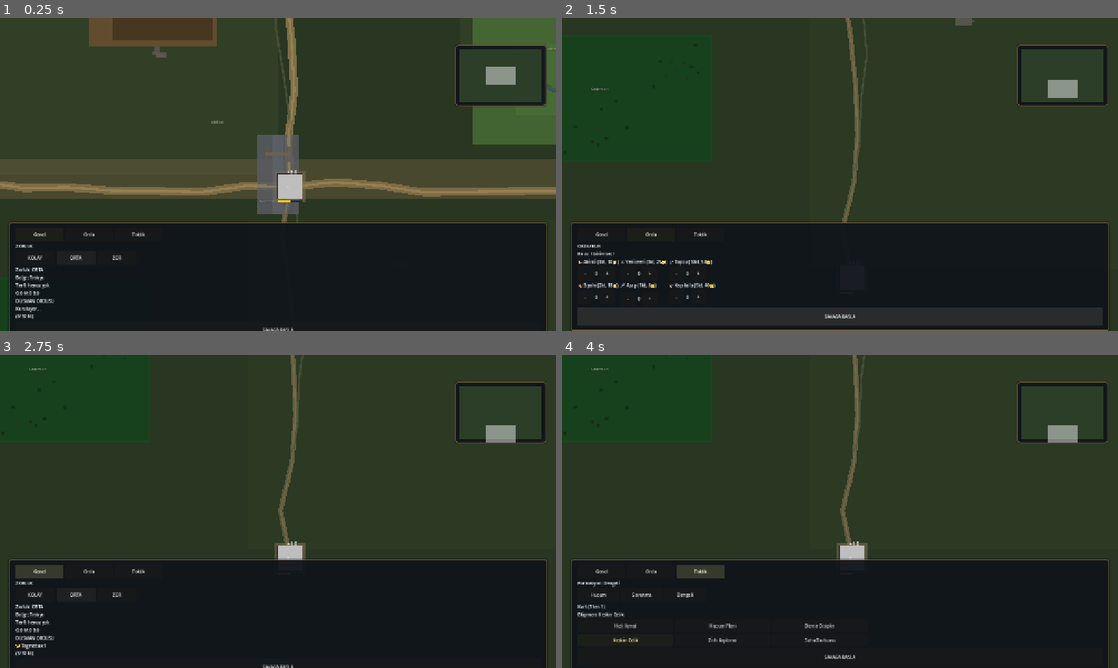
Above: before the commit, frames 1-4 (two rows, left to right).
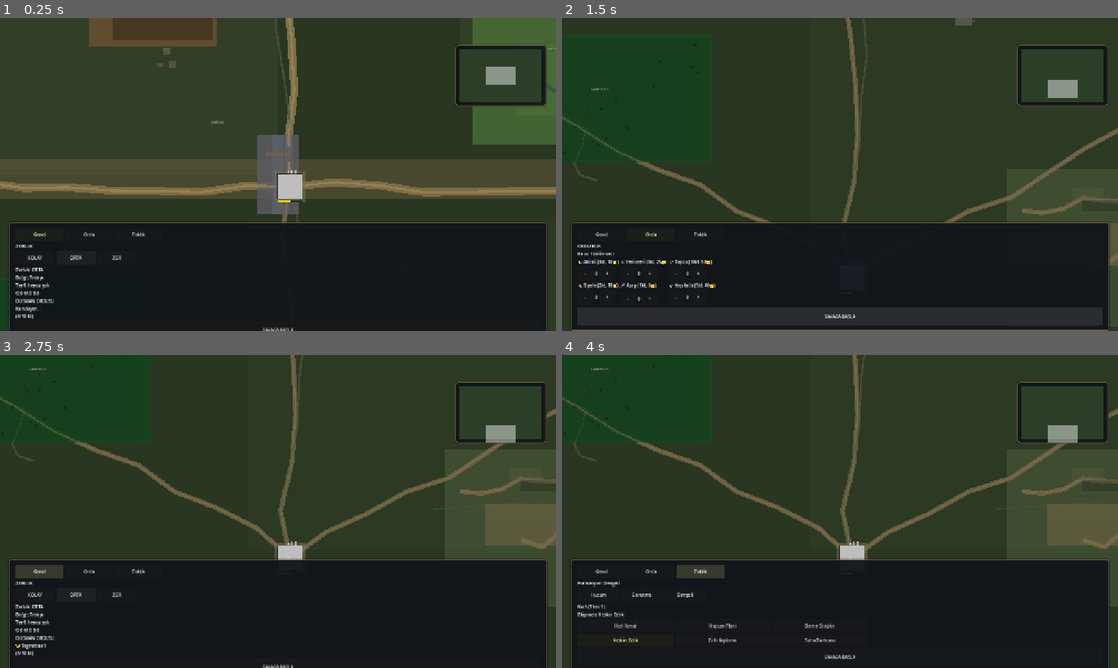
Above: after the commit, the same moments.

Repository: mucahitcan71-stack/bloodandbone
Game: Godot game, scene res://scenes/Main.tscn
The game is run twice, just before and just after one commit, with the same random seed, the same clock (stepped at 60 frames per second) and the same inputs.
Inputs:
- Up to frame 1 (0.25 s): no input
- Up to frame 2 (1.5 s): click "SAVASA BASLA" at 0.5 s; click "SAVASA BASLA" at 1.25 s
- Up to frame 3 (2.75 s): click "Genel" at 2 s
- Up to frame 4 (4 s): click "Ordu" at 2.75 s; click "Taktik" at 3.5 s

The runs differ from the first frame. In frame 1, 0.1% of the frame differs, in the area x 27-50%, y 9-59%; in frame 2, 1.7%; in frame 3, 3.7%, in the area x 0-100%, y 6-63%; in frame 4, 3.7%.

Commit message:
visual: fill map with roads paths and environment details
Add coordinate-based side paths, hidden trails, zone identity patches, dry creek beds, and Trakya environment fill without changing gameplay logic.

Co-authored-by: Cursor <cursoragent@cursor.com>

Diff:
--- a/data/maps/trakya.json
+++ b/data/maps/trakya.json
@@ -46,31 +46,62 @@
 		{"tip": "ana", "from": "C", "to": "D"},
 		{"tip": "normal", "from": "C", "to": "E"},
 		{"tip": "normal", "from": "A", "to": "D"},
+		{"tip": "normal", "from": "B", "to": "E"},
+		{"tip": "normal", "from": "A", "to": "E"},
 		{"tip": "gizli", "from": "D", "to": "E"}
+	],
+	"patikalar": [
+		{"tip": "normal", "points": [[720, 1280], [920, 1180], [1080, 1280], [1120, 1420]]},
+		{"tip": "normal", "points": [[860, 1520], [1020, 1420], [1100, 1280]]},
+		{"tip": "normal", "points": [[1980, 520], [2200, 620], [2420, 480]]},
+		{"tip": "normal", "points": [[3100, 2420], [3500, 2380], [3900, 2440], [4300, 2400]]},
+		{"tip": "normal", "points": [[3300, 2580], [3700, 2540], [4100, 2600]]},
+		{"tip": "gizli", "points": [[1280, 2180], [1450, 2050], [1580, 1920]]},
+		{"tip": "gizli", "points": [[1700, 2320], [1580, 2100], [1450, 1920]]},
+		{"tip": "gizli", "points": [[2100, 680], [1900, 820], [1650, 950], [1400, 1080]]}
+	],
+	"gorsel_lekeler": [
+		{"tip": "vadi_leke", "x": 780, "y": 1080, "w": 420, "h": 320},
+		{"tip": "orman_kenar", "x": 1720, "y": 380, "w": 520, "h": 240},
+		{"tip": "pusuluk", "x": 1450, "y": 1860, "w": 580, "h": 400},
+		{"tip": "ova", "x": 3050, "y": 2280, "w": 1350, "h": 520}
+	],
+	"dere_yataklari": [
+		{"points": [[620, 1180], [900, 1120], [1150, 1200], [1300, 1350]]},
+		{"points": [[3000, 2480], [3400, 2450], [3800, 2500], [4200, 2470], [4500, 2520]]},
+		{"points": [[1400, 2300], [1600, 2150], [1750, 2000], [1880, 1880]]}
 	],
 	"cevre_dekor": [
 		{"tip": "agac_kume", "x": 1380, "y": 1760, "w": 120, "h": 90, "adet": 8},
 		{"tip": "agac_kume", "x": 1920, "y": 1920, "w": 100, "h": 80, "adet": 6},
+		{"tip": "agac_kume", "x": 1580, "y": 2020, "w": 140, "h": 100, "adet": 10},
+		{"tip": "agac_kume", "x": 1780, "y": 420, "w": 110, "h": 85, "adet": 7},
 		{"tip": "kaya", "x": 2080, "y": 1080, "w": 90, "h": 70},
 		{"tip": "kaya", "x": 3600, "y": 1280, "w": 110, "h": 75},
+		{"tip": "kaya", "x": 920, "y": 1140, "w": 75, "h": 55},
+		{"tip": "kaya", "x": 3480, "y": 2360, "w": 95, "h": 65},
 		{"tip": "calik", "x": 1180, "y": 1680, "w": 80, "h": 60},
 		{"tip": "calik", "x": 3900, "y": 1880, "w": 70, "h": 55},
+		{"tip": "calik", "x": 1320, "y": 2080, "w": 90, "h": 70},
+		{"tip": "calik", "x": 1680, "y": 500, "w": 85, "h": 60},
 		{"tip": "sirt", "x": 2200, "y": 680, "w": 200, "h": 100},
 		{"tip": "sirt", "x": 800, "y": 1180, "w": 160, "h": 80},
+		{"tip": "sirt", "x": 3260, "y": 2340, "w": 180, "h": 90},
 		{"tip": "tarla", "x": 720, "y": 1680, "w": 220, "h": 130},
 		{"tip": "tarla", "x": 4000, "y": 1720, "w": 200, "h": 110},
+		{"tip": "tarla", "x": 3180, "y": 2460, "w": 240, "h": 140},
 		{"tip": "harabe", "x": 2880, "y": 1780, "w": 80, "h": 60},
+		{"tip": "harabe", "x": 1020, "y": 1220, "w": 70, "h": 50},
 		{"tip": "kamp", "x": 3780, "y": 1320, "w": 90, "h": 70},
+		{"tip": "kamp", "x": 3620, "y": 2520, "w": 80, "h": 60},
 		{"tip": "kopru_dekor", "x": 2460, "y": 1410, "w": 80, "h": 50}
 	],
 	"bolge_etiketleri": [
 		{"metin": "Kızılorman", "x": 1680, "y": 2010},
 		{"metin": "Dumanlı Vadi", "x": 3380, "y": 1080},
 		{"metin": "Gizli Geçit", "x": 1080, "y": 1580},
-		{"metin": "Aksu Nehri", "x": 3460, "y": 1180},
 		{"metin": "Kara Tepe", "x": 1980, "y": 820},
-		{"metin": "Eski Yol", "x": 2280, "y": 1320},
-		{"metin": "Taş Geçit", "x": 2440, "y": 1580}
+		{"metin": "Eski Yol", "x": 2280, "y": 1320}
 	],
 	"arkaplan": ""
 }
--- a/scripts/systems/game_data.gd
+++ b/scripts/systems/game_data.gd
@@ -159,6 +159,9 @@
 			})
 
 	var gorsel_yollar: Array = _parse_gorsel_yollar(data.get("yollar", []))
+	var gorsel_patikalar: Array = _parse_gorsel_patikalar(data.get("patikalar", []))
+	var gorsel_lekeler: Array = _parse_gorsel_lekeler(data.get("gorsel_lekeler", []))
+	var dere_yataklari: Array = _parse_dere_yataklari(data.get("dere_yataklari", []))
 	var cevre_dekor: Array = _parse_cevre_dekor(data.get("cevre_dekor", []))
 	var nokta_duzen: Dictionary = _parse_nokta_duzen(data.get("nokta_duzen", {}))
 	var nokta_slotlari: Dictionary = _parse_nokta_slotlari(data.get("nokta_slotlari", {}))
@@ -173,6 +176,9 @@
 		"arazi_bolgeleri": arazi_bolgeleri,
 		"bolge_etiketleri": bolge_etiketleri,
 		"gorsel_yollar": gorsel_yollar,
+		"gorsel_patikalar": gorsel_patikalar,
+		"gorsel_lekeler": gorsel_lekeler,
+		"dere_yataklari": dere_yataklari,
 		"cevre_dekor": cevre_dekor,
 		"nokta_duzen": nokta_duzen,
 		"nokta_slotlari": nokta_slotlari,
@@ -205,6 +211,59 @@
 			"to": str(entry.get("to", "")),
 		})
 	return yollar
+
+static func _parse_gorsel_patikalar(raw: Variant) -> Array:
+	var patikalar: Array = []
+	if typeof(raw) != TYPE_ARRAY:
+		return patikalar
+	for entry in raw:
+		if typeof(entry) != TYPE_DICTIONARY:
+			continue
+		var tip = str(entry.get("tip", "normal"))
+		if tip not in ["ana", "normal", "gizli"]:
+			tip = "normal"
+		var noktalar: Array = []
+		var raw_pts = entry.get("points", [])
+		if typeof(raw_pts) == TYPE_ARRAY:
+			for pt in raw_pts:
+				if typeof(pt) == TYPE_ARRAY and pt.size() >= 2:
+					noktalar.append(Vector2(float(pt[0]), float(pt[1])))
+		if noktalar.size() >= 2:
+			patikalar.append({"tip": tip, "points": noktalar})
+	return patikalar
+
+static func _parse_gorsel_lekeler(raw: Variant) -> Array:
+	var lekeler: Array = []
+	if typeof(raw) != TYPE_ARRAY:
+		return lekeler
+	for entry in raw:
+		if typeof(entry) != TYPE_DICTIONARY:
+			continue
+		lekeler.append({
+			"tip": str(entry.get("tip", "")),
+			"x": float(entry.get("x", 0.0)),
+			"y": float(entry.get("y", 0.0)),
+			"w": float(entry.get("w", 120.0)),
+			"h": float(entry.get("h", 100.0)),
+		})
+	return lekeler
+
+static func _parse_dere_yataklari(raw: Variant) -> Array:
+	var dereler: Array = []
+	if typeof(raw) != TYPE_ARRAY:
+		return dereler
+	for entry in raw:
+		if typeof(entry) != TYPE_DICTIONARY:
+			continue
+		var noktalar: Array = []
+		var raw_pts = entry.get("points", [])
+		if typeof(raw_pts) == TYPE_ARRAY:
+			for pt in raw_pts:
+				if typeof(pt) == TYPE_ARRAY and pt.size() >= 2:
+					noktalar.append(Vector2(float(pt[0]), float(pt[1])))
+		if noktalar.size() >= 2:
+			dereler.append({"points": noktalar})
+	return dereler
 
 static func _parse_cevre_dekor(raw: Variant) -> Array:
 	var dekorlar: Array = []
--- a/scripts/systems/world_system.gd
+++ b/scripts/systems/world_system.gd
@@ -26,6 +26,9 @@
 var orman_bolgeleri: Array = []
 var bolge_etiketleri: Array = []
 var gorsel_yollar: Array = []
+var gorsel_patikalar: Array = []
+var gorsel_lekeler: Array = []
+var dere_yataklari: Array = []
 var cevre_dekor: Array = []
 var nokta_duzen: Dictionary = {}
 var nokta_slotlari: Dictionary = {}
@@ -92,6 +95,9 @@
 	arazi_bolgeleri = map_data.get("arazi_bolgeleri", []).duplicate(true)
 	bolge_etiketleri = map_data.get("bolge_etiketleri", []).duplicate(true)
 	gorsel_yollar = map_data.get("gorsel_yollar", []).duplicate(true)
+	gorsel_patikalar = map_data.get("gorsel_patikalar", []).duplicate(true)
+	gorsel_lekeler = map_data.get("gorsel_lekeler", []).duplicate(true)
+	dere_yataklari = map_data.get("dere_yataklari", []).duplicate(true)
 	cevre_dekor = map_data.get("cevre_dekor", []).duplicate(true)
 	nokta_duzen = map_data.get("nokta_duzen", {}).duplicate()
 	nokta_slotlari = map_data.get("nokta_slotlari", {}).duplicate()
@@ -308,6 +314,7 @@
 	var sinir = harita_sinir
 	_taban_katmani_ekle(sinir)
 	_arazi_leke_katmani_ekle(sinir)
+	_gorsel_lekeler_ekle()
 	for i in range(arazi_bolgeleri.size()):
 		var bolge = arazi_bolgeleri[i]
 		var rect: Rect2 = bolge.get("rect", Rect2())
@@ -322,6 +329,8 @@
 	for c in decor_katmani.get_children():
 		c.queue_free()
 	_gorsel_yollar_ekle()
+	_gorsel_patikalar_ekle()
+	_dere_yataklari_ekle()
 	_akarsu_ekle()
 	_cevre_dekor_ekle()
 	_bolge_etiketleri_ekle()
@@ -354,6 +363,42 @@
 		leke.mouse_filter = Control.MOUSE_FILTER_IGNORE
 		leke.z_index = -2
 		arazi_katmani.add_child(leke)
+
+func _gorsel_lekeler_ekle() -> void:
+	for i in range(gorsel_lekeler.size()):
+		var leke = gorsel_lekeler[i]
+		var tip = str(leke.get("tip", ""))
+		var rect = Rect2(
+			Vector2(float(leke.get("x", 0.0)), float(leke.get("y", 0.0))),
+			Vector2(float(leke.get("w", 120.0)), float(leke.get("h", 100.0)))
+		)
+		var alan = ColorRect.new()
+		alan.position = rect.position
+		alan.size = rect.size
+		alan.color = _gorsel_leke_renk(tip)
+		alan.mouse_filter = Control.MOUSE_FILTER_IGNORE
+		alan.z_index = -2
+		arazi_katmani.add_child(alan)
+		if tip == "orman_kenar":
+			var kenar = ColorRect.new()
+			kenar.position = rect.position + Vector2(rect.size.x * 0.55, 6)
+			kenar.size = Vector2(rect.size.x * 0.4, rect.size.y - 12)
+			kenar.color = Color(0.06, 0.18, 0.09, 0.35)
+			kenar.mouse_filter = Control.MOUSE_FILTER_IGNORE
+			kenar.z_index = -2
+			arazi_katmani.add_child(kenar)
+
+func _gorsel_leke_renk(tip: String) -> Color:
+	match tip:
+		"vadi_leke":
+			return Color(0.26, 0.4, 0.22, 0.38)
+		"ova":
+			return Color(0.34, 0.4, 0.26, 0.42)
+		"orman_kenar":
+			return Color(0.12, 0.3, 0.14, 0.4)
+		"pusuluk":
+			return Color(0.07, 0.2, 0.1, 0.48)
+	return Color(0.22, 0.28, 0.18, 0.3)
 
 func _arazi_bolge_ciz(bolge: Dictionary, rect: Rect2, tip: String, bolge_idx: int) -> void:
 	var alan = ColorRect.new()
@@ -459,9 +504,61 @@
 		var bit = get_point_center(b_id)
 		_yol_cizgisi_ekle(bas, bit, tip, hash(a_id + b_id + aktif_harita_id + tip))
 
+func _gorsel_patikalar_ekle() -> void:
+	for i in range(gorsel_patikalar.size()):
+		var patika = gorsel_patikalar[i]
+		var tip = str(patika.get("tip", "normal"))
+		var pts = patika.get("points", []) as Array
+		if pts.size() < 2:
+			continue
+		var packed = PackedVector2Array()
+		for j in range(pts.size()):
+			packed.append(pts[j] as Vector2)
+		var genis = _patika_noktalari_genislet(packed, hash("patika" + aktif_harita_id + str(i)), float(_yol_stili(tip).get("wobble", 22.0)))
+		_yol_cizgisi_noktalari_ekle(genis, tip)
+
+func _dere_yataklari_ekle() -> void:
+	for i in range(dere_yataklari.size()):
+		var dere = dere_yataklari[i]
+		var pts = dere.get("points", []) as Array
+		if pts.size() < 2:
+			continue
+		var packed = PackedVector2Array()
+		for pt in pts:
+			packed.append(pt as Vector2)
+		var kenar = Line2D.new()
+		kenar.points = packed
+		kenar.width = 10.0
+		kenar.default_color = Color(0.22, 0.2, 0.16, 0.35)
+		kenar.antialiased = true
+		kenar.z_index = -2
+		decor_katmani.add_child(kenar)
+		var yatak = Line2D.new()
+		yatak.points = packed
+		yatak.width = 5.0
+		yatak.default_color = Color(0.34, 0.3, 0.24, 0.45)
+		yatak.antialiased = true
+		yatak.z_index = -1
+		decor_katmani.add_child(yatak)
+
+func _patika_noktalari_genislet(points: PackedVector2Array, seed_val: int, wobble: float) -> PackedVector2Array:
+	if points.size() < 2:
+		return points
+	var out = PackedVector2Array()
+	out.append(points[0])
+	for i in range(points.size() - 1):
+		var segment = _organik_yol_noktalari(points[i], points[i + 1], seed_val + i, wobble)
+		for j in range(1, segment.size()):
+			out.append(segment[j])
+	return out
+
 func _yol_cizgisi_ekle(baslangic: Vector2, bitis: Vector2, tip: String, seed_val: int) -> void:
 	var stil = _yol_stili(tip)
 	var noktalar = _organik_yol_noktalari(baslangic, bitis, seed_val, float(stil.get("wobble", 22.0)))
+	_yol_cizgisi_noktalari_ekle(noktalar, tip)
+
+func _yol_cizgisi_noktalari_ekle(noktalar: PackedVector2Array, tip: String) -> void:
+	var stil = _yol_stili(tip)
 	var kenar = Line2D.new()
 	kenar.points = noktalar
 	kenar.width = float(stil.get("kenar", 24.0))
